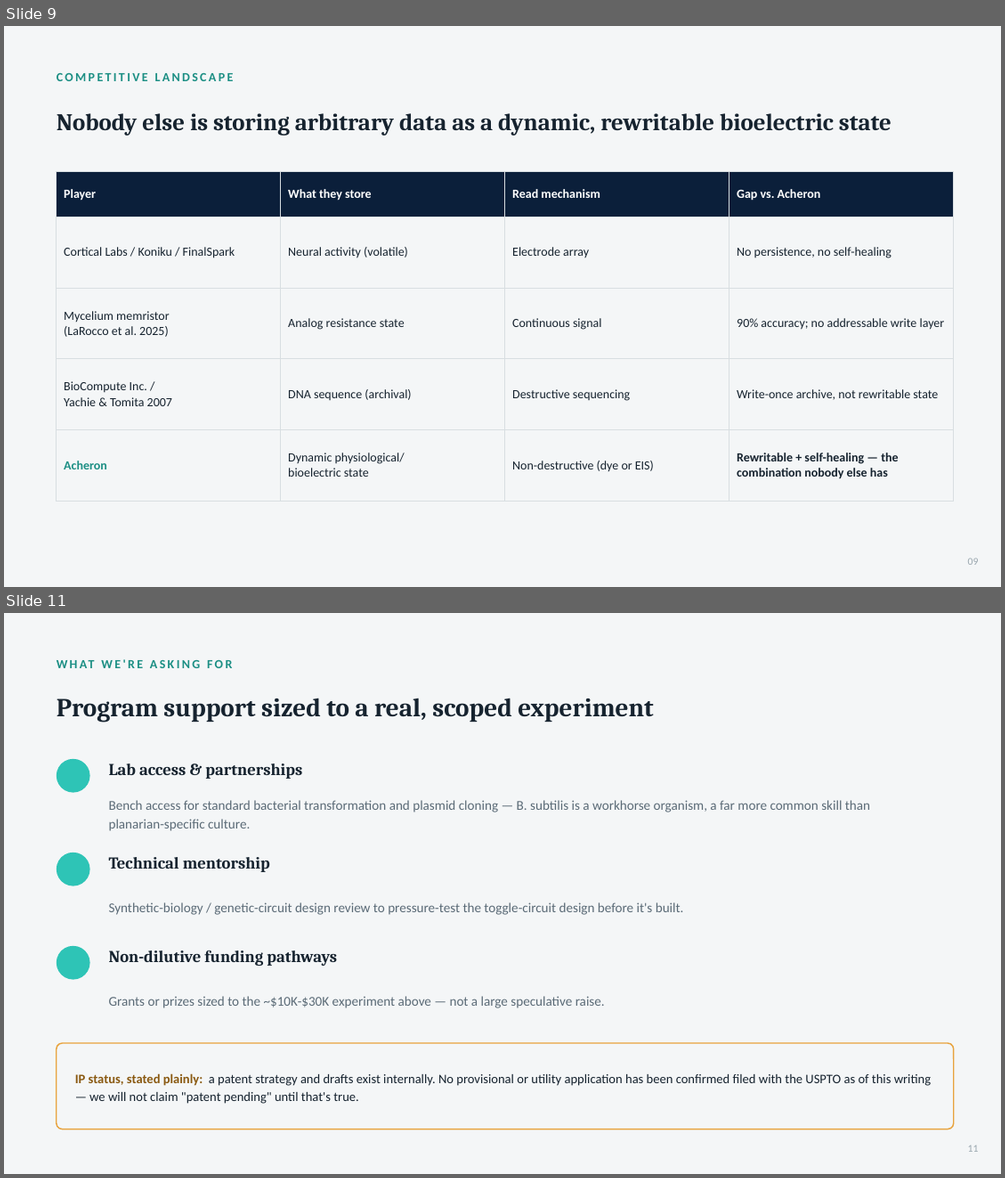
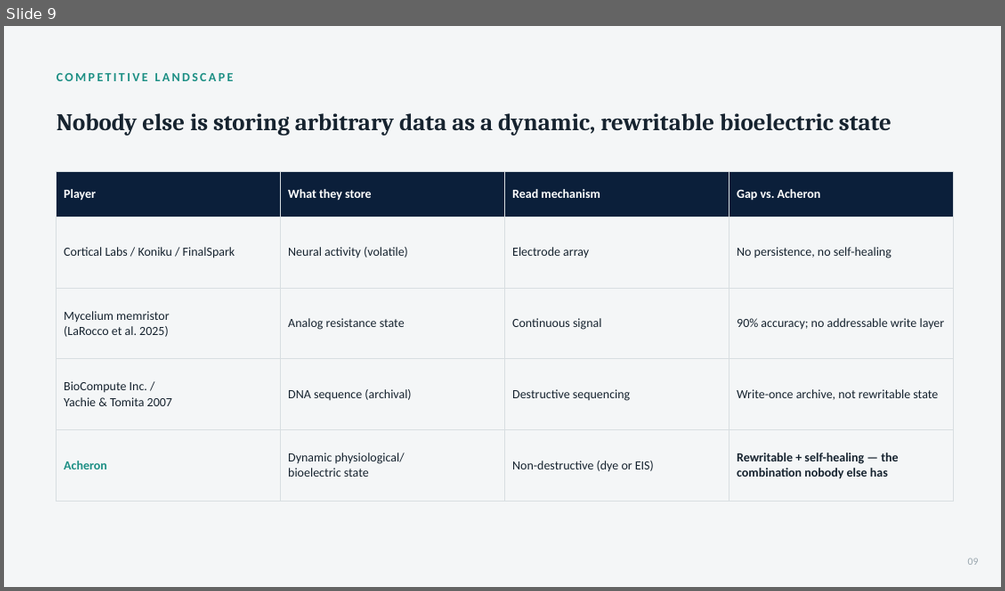
Before and after one commit to rewired89/Acheron, a slide deck: docs/pitch/Acheron_Pitch_Deck.pptx. Shown one above the other, each under a label of ours: slides 9 and 11 before the commit, slide 9 after it; the slides between them are not shown. The pictures are 1005x1178 and 1005x591 pixels, drawn with LibreOffice and Linux fonts; fonts in the diff are those of the drawing. Boxes give left, top, right and bottom in pixels: in the first picture for what was removed or moved away, otherwise in the second. Text is boxed around its words. In the diff, an @@ line names an element or a change of style, - is before the commit and + after.

```diff
--- a/docs/pitch/Acheron_Pitch_Deck.pptx
+++ b/docs/pitch/Acheron_Pitch_Deck.pptx
@@ slide 11 removed at box(4, 613, 1001, 1174), background #F4F6F7 @@
@@ text removed at box(57, 650, 505, 676) @@
-WHAT WE'RE ASKING FOR
@@ text removed at box(57, 698, 654, 722) @@
-Program support sized to a real, scoped experiment
@@ ellipse removed at box(57, 759, 90, 793) @@
@@ text removed at box(109, 763, 302, 779) @@
-Lab access & partnerships
@@ text removed at box(109, 800, 870, 831) @@
-Bench access for standard bacterial transformation and plasmid cloning — B. subtilis is a workhorse organism, a far more common skill than planarian-specific culture.
@@ ellipse removed at box(57, 852, 90, 886) @@
@@ text removed at box(109, 857, 270, 872) @@
-Technical mentorship
@@ text removed at box(109, 902, 684, 915) @@
-Synthetic-biology / genetic-circuit design review to pressure-test the toggle-circuit design before it's built.
@@ ellipse removed at box(57, 946, 90, 980) @@
@@ text removed at box(109, 949, 337, 965) @@
-Non-dilutive funding pathways
@@ text removed at box(109, 996, 605, 1008) @@
-Grants or prizes sized to the ~$10K-$30K experiment above — not a large speculative raise.
@@ rounded rectangle removed at box(57, 1043, 954, 1129) @@
@@ text removed at box(75, 1073, 930, 1103) @@
-IP status, stated plainly: a patent strategy and drafts exist internally. No provisional or utility application has been confirmed filed with the USPTO as of this writing — we will not claim "patent pending" until that's true.
@@ text removed at box(968, 1145, 979, 1151) @@
-11
```
Also in this commit, not shown: 3 slides changed, 3 slides added, 1 other file.
